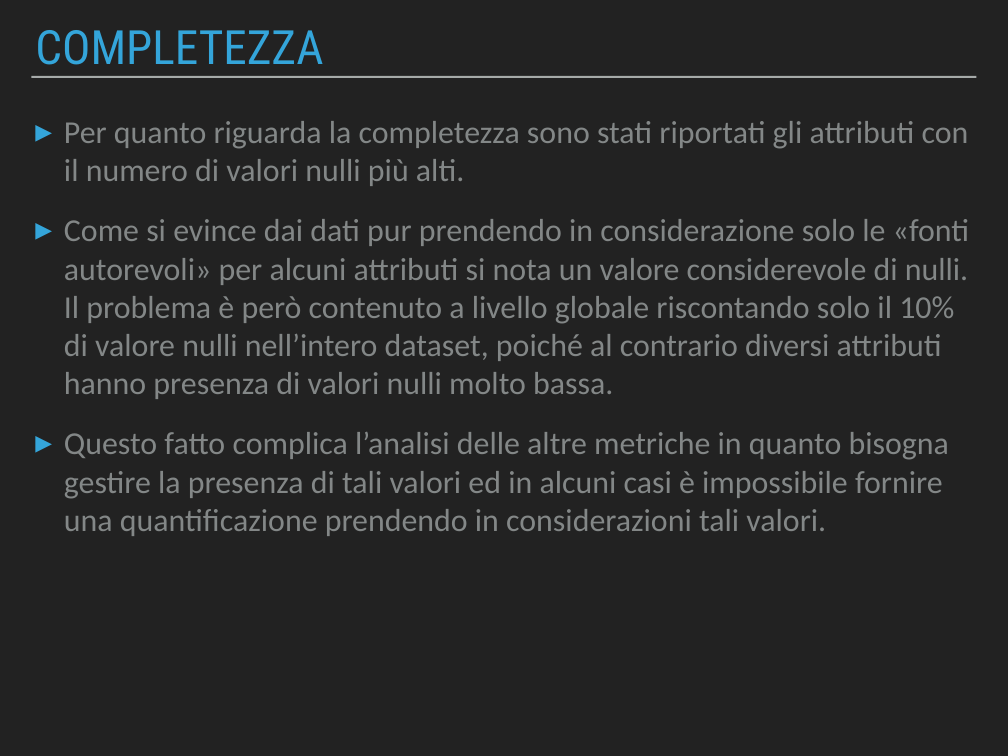
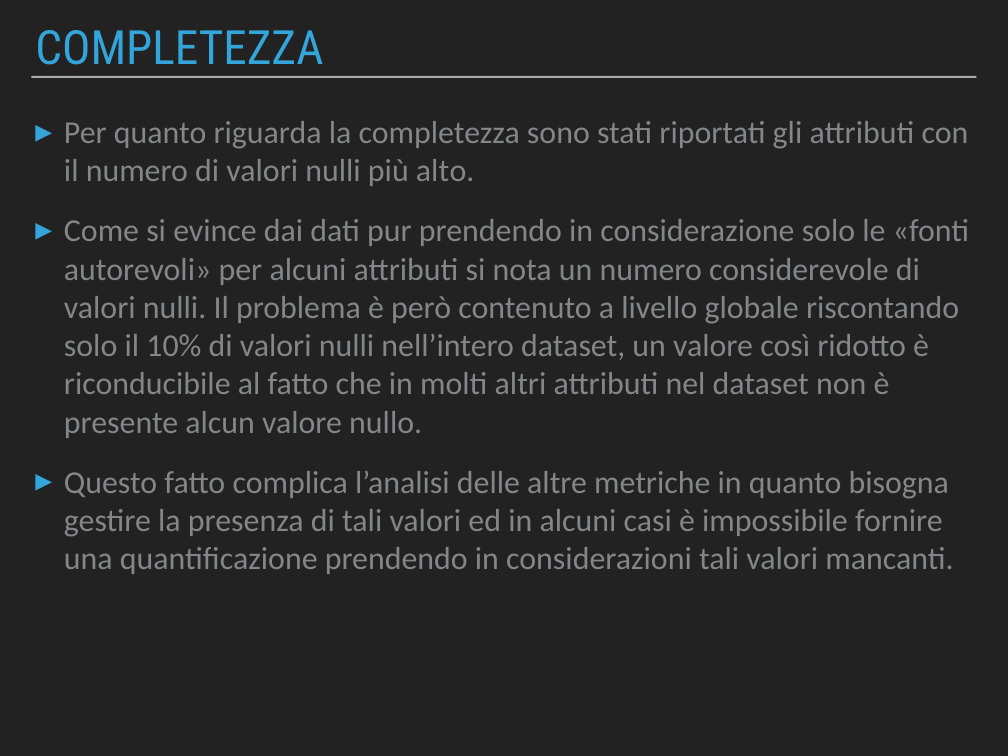
Before and after one commit to Beltra97/Unimib_ArchitettureDati, a slide deck: slide 9 of PresentazionePowerPoint.pptx. Drawn at 1008x756 pixels with LibreOffice and Linux fonts; fonts in the diff are those of the drawing. Boxes give left, top, right and bottom in pixels: in the first picture for what was removed or moved away, otherwise in the second. Text is boxed around its words. In the diff, an @@ line names an element or a change of style, - is before the commit and + after.

```diff
--- a/PresentazionePowerPoint.pptx
+++ b/PresentazionePowerPoint.pptx
@@ text at <box>64,121,969,574</box>: text changed @@
-▸ Per quanto riguarda la completezza sono stati riportati gli attributi con il numero di valori nulli più alti.
-▸ Come si evince dai dati pur prendendo in considerazione solo le «fonti autorevoli» per alcuni attributi si nota un valore considerevole di nulli. Il problema è però contenuto a livello globale riscontando solo il 10% di valore nulli nell’intero dataset, poiché al contrario diversi attributi hanno presenza di valori nulli molto bassa.
-▸ Questo fatto complica l’analisi delle altre metriche in quanto bisogna gestire la presenza di tali valori ed in alcuni casi è impossibile fornire una quantificazione prendendo in considerazioni tali valori.
+▸ Per quanto riguarda la completezza sono stati riportati gli attributi con il numero di valori nulli più alto.
+▸ Come si evince dai dati pur prendendo in considerazione solo le «fonti autorevoli» per alcuni attributi si nota un numero considerevole di valori nulli. Il problema è però contenuto a livello globale riscontando solo il 10% di valori nulli nell’intero dataset, un valore così ridotto è riconducibile al fatto che in molti altri attributi nel dataset non è presente alcun valore nullo.
+▸ Questo fatto complica l’analisi delle altre metriche in quanto bisogna gestire la presenza di tali valori ed in alcuni casi è impossibile fornire una quantificazione prendendo in considerazioni tali valori mancanti.
```
Also in this commit, not shown: 10 other slides changed, 1 other file.
